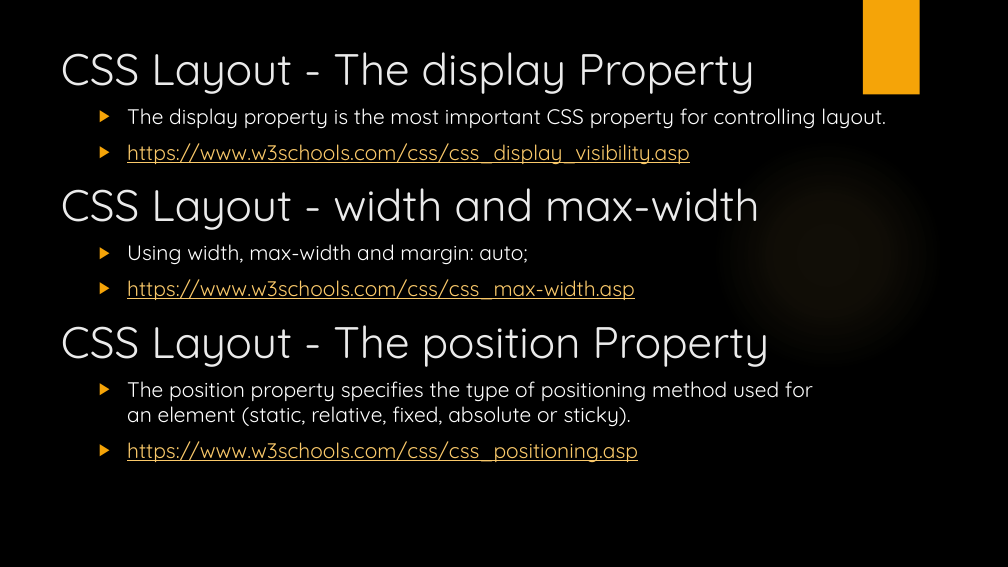
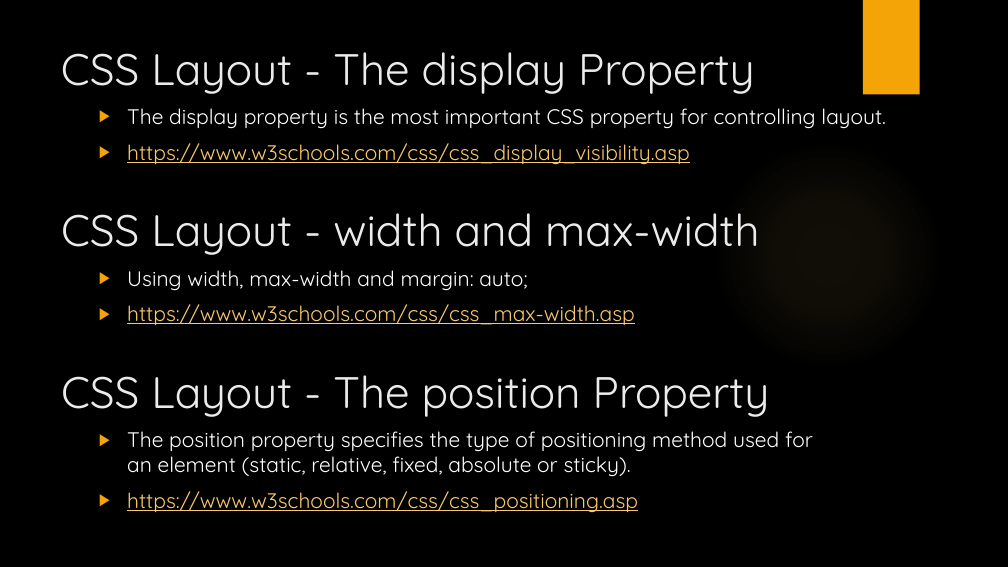
Before and after one commit to manupeethambar888/webdev, a slide deck: slide 2 of Day 10 - CSS – Continued.pptx. Drawn at 1008x567 pixels with LibreOffice and Linux fonts; fonts in the diff are those of the drawing; background and template pictures are left out. Boxes give left, top, right and bottom in pixels: in the first picture for what was removed or moved away, otherwise in the second. Text is boxed around its words. In the diff, an @@ line names an element or a change of style, - is before the commit and + after.

Commit message:
day 10 slides

```diff
--- a/Day 10 - CSS – Continued.pptx
+++ b/Day 10 - CSS – Continued.pptx
@@ text "CSS Layout - width and ...": place and size @@
-text "CSS Layout - width and ..." at (61,188,760,230)
+text "CSS Layout - width and ..." at (61,213,760,255)
@@ text "Using width, max-width and margin: ...": place and size @@
-text "Using width, max-width and margin: ..." at (127,244,635,300)
+text "Using width, max-width and margin: ..." at (127,270,635,325)
@@ text "CSS Layout - The position ...": place and size @@
-text "CSS Layout - The position ..." at (61,325,770,367)
+text "CSS Layout - The position ..." at (61,375,770,417)
@@ text "The position property specifies the ...": place and size @@
-text "The position property specifies the ..." at (127,381,813,462)
+text "The position property specifies the ..." at (127,431,813,512)
```
Also in this commit, not shown: 3 slides added.
